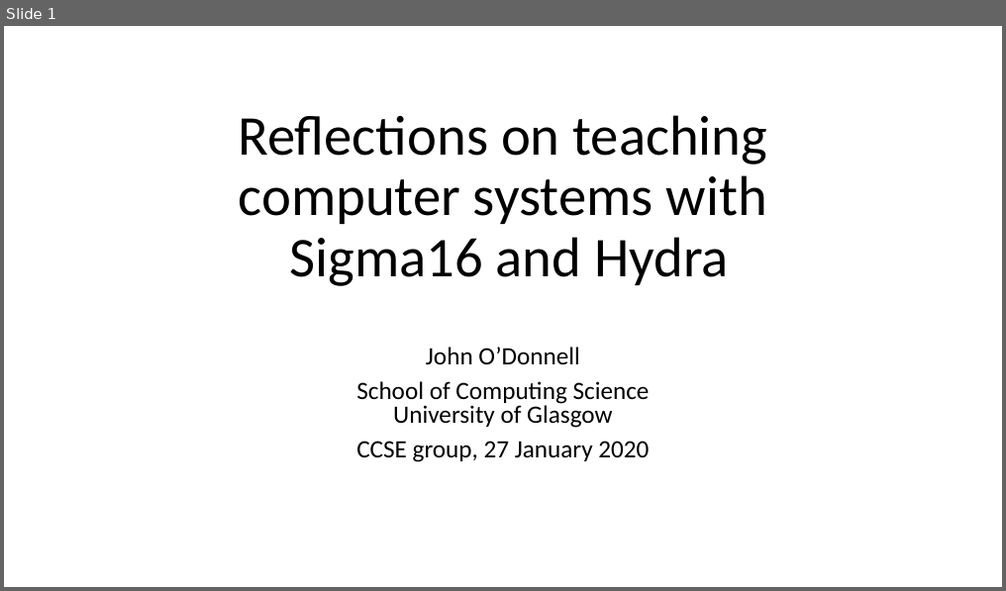
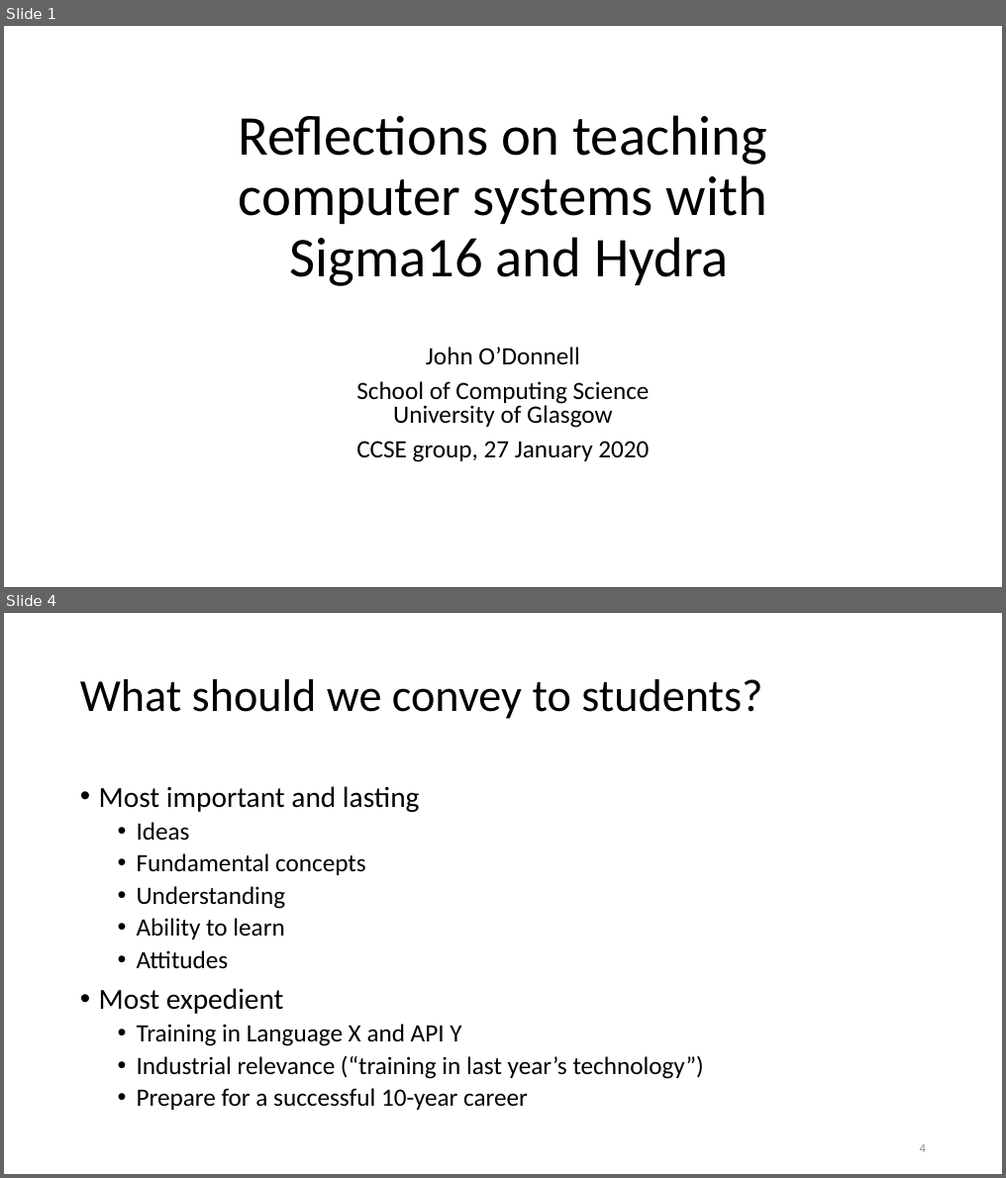
Before and after one commit to jtod/jtod.github.io, a slide deck: home/Sigma16/dev/docs/papers/Computer systems with Sigma16 and Hydra.pptx. Shown one above the other, each under a label of ours: slide 1 before the commit, slides 1 and 4 after it; the slides between them are not shown. The pictures are 1006x591 and 1006x1178 pixels, drawn with LibreOffice and Linux fonts; fonts in the diff are those of the drawing. Boxes give left, top, right and bottom in pixels: in the first picture for what was removed or moved away, otherwise in the second. Text is boxed around its words. In the diff, an @@ line names an element or a change of style, - is before the commit and + after.

```diff
--- a/home/Sigma16/dev/docs/papers/Computer systems with Sigma16 and Hydra.pptx
+++ b/home/Sigma16/dev/docs/papers/Computer systems with Sigma16 and Hydra.pptx
@@ slide 4 added at (4, 613, 1002, 1174), background #FFFFFF @@
@@ title added at (80, 679, 762, 719), 44 pt, text #000000 @@
+What should we convey to students?
@@ text added at (99, 786, 704, 1110), 24 pt, text #000000 @@
+• Most important and lasting
+  • Ideas
+  • Fundamental concepts
+  • Understanding
+  • Ability to learn
+  • Attitudes
+• Most expedient
+  • Training in Language X and API Y
+  • Industrial relevance (“training in last year’s technology”)
+  • Prepare for a successful 10-year career
@@ page number added at (920, 1145, 926, 1153), 12 pt, text #8C8C8C @@
+4
```
Also in this commit, not shown: 3 slides changed, 24 other slides added, 1 slide removed, 11 other files.
